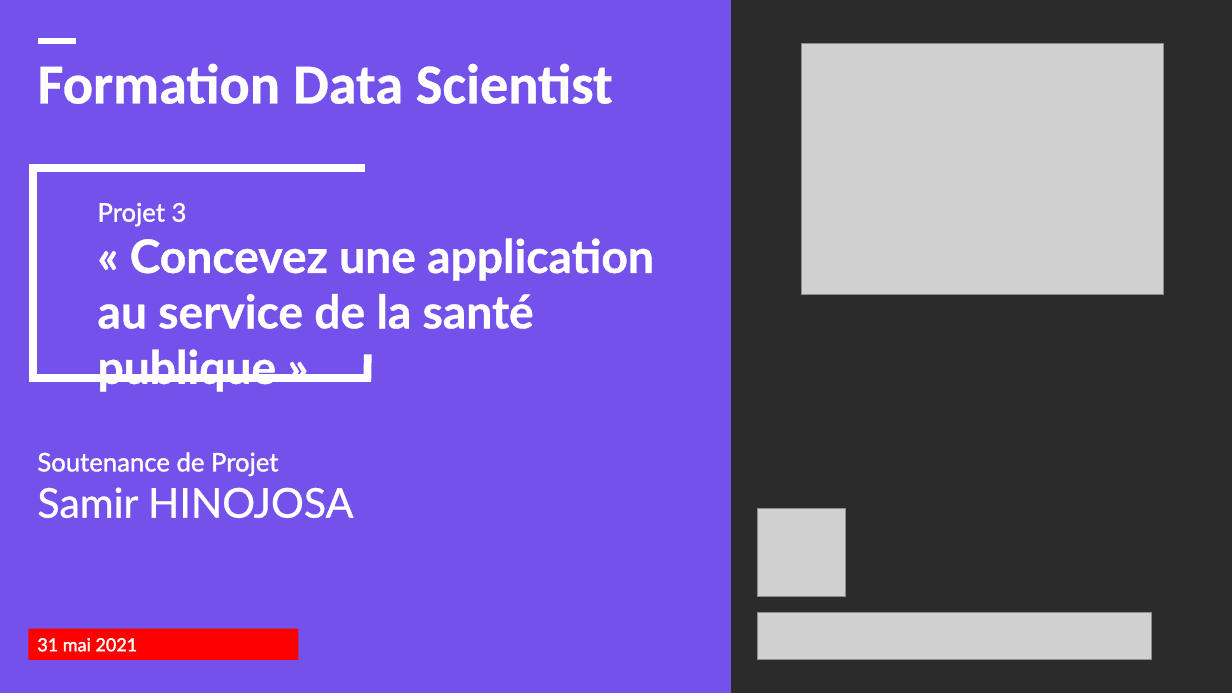
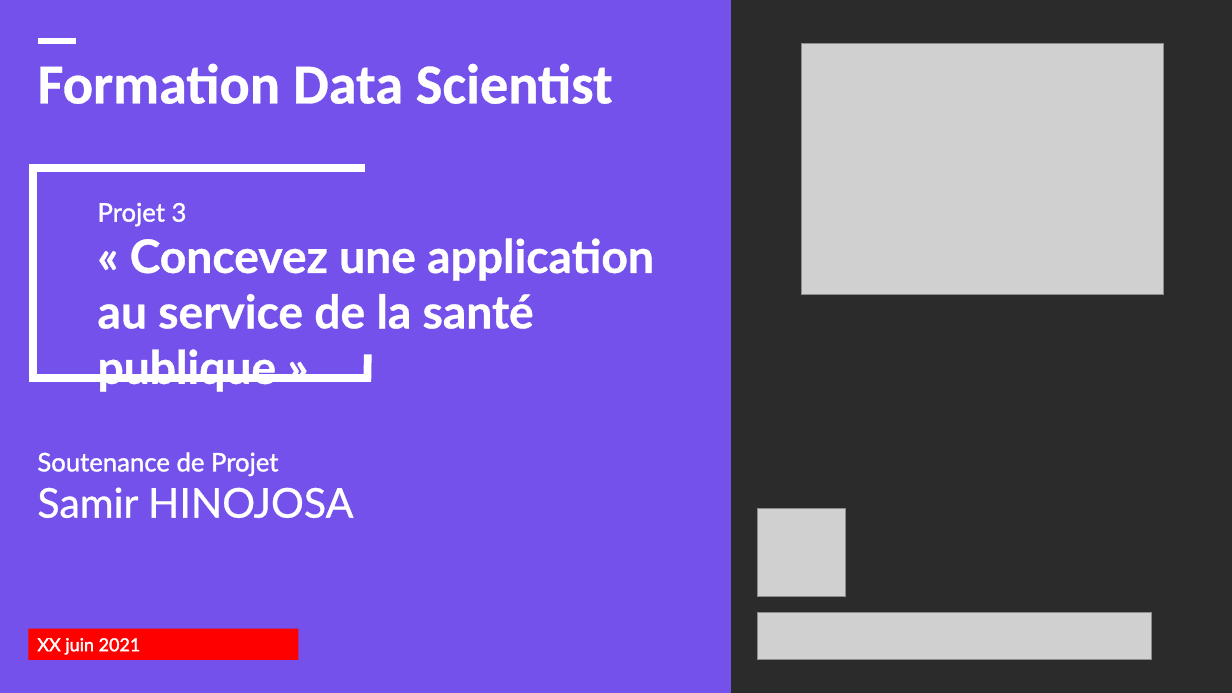
Before and after one commit to samirhinojosa/OC-P3-design-application-public-health, a slide deck: slide 1 of supports/P3_02_presentation.pptx. Drawn at 1232x693 pixels with LibreOffice and Linux fonts; fonts in the diff are those of the drawing; grey boxes stand for pictures; background and template pictures are left out; a plain dark background stands for a picture behind light text. Boxes give left, top, right and bottom in pixels: in the first picture for what was removed or moved away, otherwise in the second. Text is boxed around its words. In the diff, an @@ line names an element or a change of style, - is before the commit and + after.

```diff
--- a/supports/P3_02_presentation.pptx
+++ b/supports/P3_02_presentation.pptx
@@ text in rectangle at (x1=37, y1=638, x2=141, y2=655): text changed @@
-31 mai 2021
+XX juin 2021
```
Also in this commit, not shown: 3 other slides changed, 2 slides added, 1 slide removed, 1 other file.
